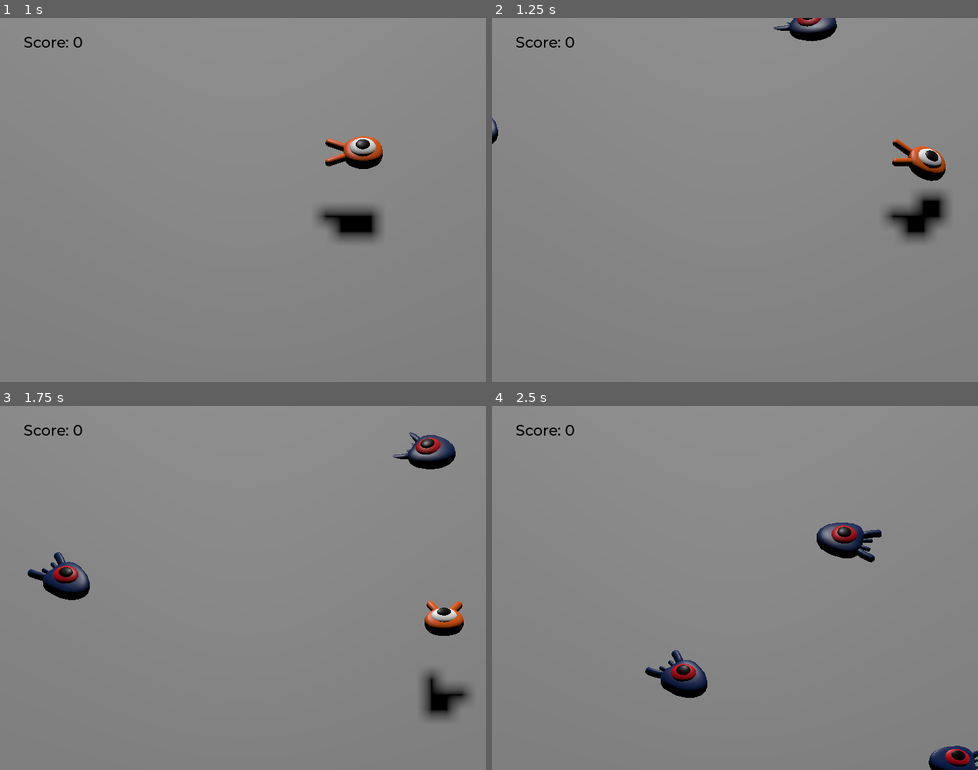
Above: before the commit, frames 1-4 (two rows, left to right).
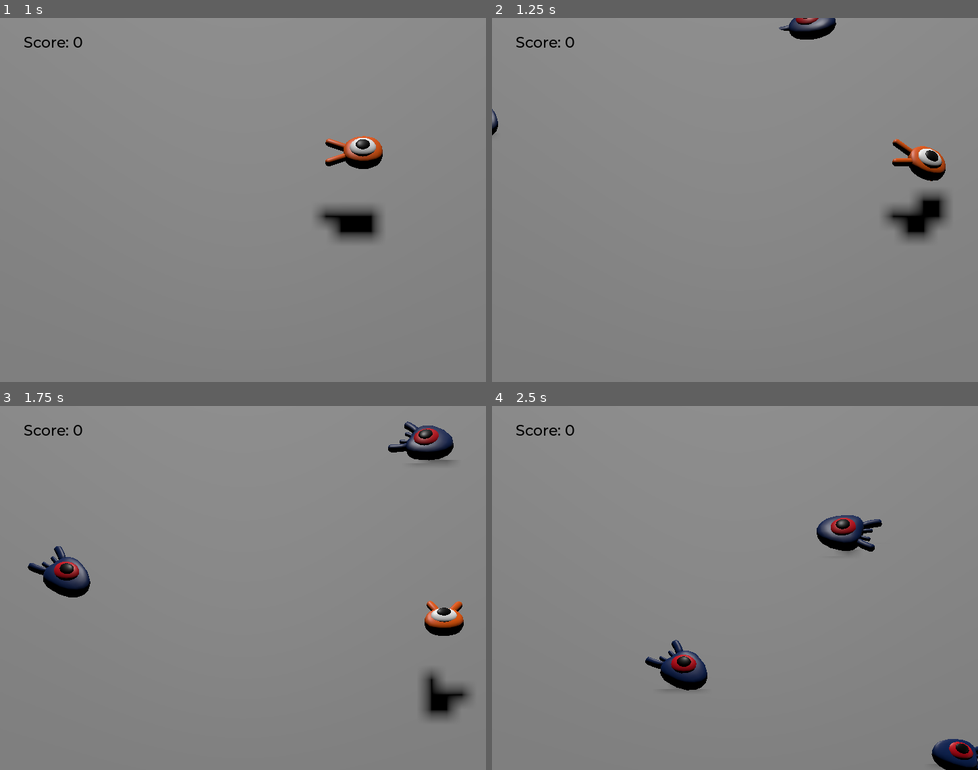
Above: after the commit, the same moments.

Repository: nextredo/workshop
Game: Godot game, scene res://main.tscn
Same seed, same stepped clock (60 frames per second), same inputs: the game is played once before the commit and once after it.
Inputs:
- Up to frame 1 (1 s): tap Enter (ui_accept) at 0.5 s; hold Right (move_right) from 0.53 s (still down); tap Space (jump) at 0.77 s
- Up to frame 2 (1.25 s): keep holding Right (move_right)
- Up to frame 3 (1.75 s): release Right (move_right) at 1.28 s; hold Down (move_back) from 1.28 s (still down); tap Space (jump) at 1.52 s
- Up to frame 4 (2.5 s): release Down (move_back) at 2.03 s; hold Right (move_right) from 2.03 s (still down)

Frame 1 is identical in both runs. In frame 2, 0.4% of the frame differs, in the area x 0-71%, y 0-35%; in frame 3, 1.9%; in frame 4, 3.0%, in the area x 31-100%, y 30-100%.

Commit message:
refactor(mob): add and use animation

Diff:
--- a/godot_garrison/first-3d-game/mob.gd
+++ b/godot_garrison/first-3d-game/mob.gd
@@ -4,10 +4,10 @@
 signal squashed
 
 # Minimum speed of the mob [m/s]
-@export var min_speed = 10
+@export var min_speed := 10
 
 # Maximum speed of the mob [m/s]
-@export var max_speed = 18
+@export var max_speed := 18
 
 
 func _physics_process(_delta: float) -> void:
@@ -24,13 +24,16 @@
 	rotate_y(randf_range(-PI/4, PI/4))
 
 	# Calculate random (integer) speed
-	var rand_speed = randi_range(min_speed, max_speed)
+	var rand_speed := randi_range(min_speed, max_speed)
 
 	# Calc fwd velocity (speed)
 	velocity = Vector3.FORWARD * rand_speed
 
 	# Then rotate it to move in dir the mob is looking
 	velocity = velocity.rotated(Vector3.UP, rotation.y)
+
+	# Set a random animation speed
+	$AnimationPlayer.speed_scale = rand_speed / min_speed
 
 
 func squash() -> void:
--- a/godot_garrison/first-3d-game/mob.tscn
+++ b/godot_garrison/first-3d-game/mob.tscn
@@ -1,10 +1,44 @@
-[gd_scene load_steps=4 format=3 uid="uid://bt2gs1pv0noqn"]
+[gd_scene load_steps=6 format=3 uid="uid://bt2gs1pv0noqn"]
 
 [ext_resource type="PackedScene" uid="uid://bicorb7we351t" path="res://art/mob.glb" id="1_dy6sc"]
 [ext_resource type="Script" uid="uid://cnjdit6li3prl" path="res://mob.gd" id="1_nokgg"]
 
 [sub_resource type="BoxShape3D" id="BoxShape3D_nokgg"]
 size = Vector3(1.47688, 1.06502, 1.93079)
+
+[sub_resource type="Animation" id="Animation_nokgg"]
+resource_name = "float"
+length = 1.2
+loop_mode = 1
+tracks/0/type = "value"
+tracks/0/imported = false
+tracks/0/enabled = true
+tracks/0/path = NodePath("Pivot/Character:position")
+tracks/0/interp = 1
+tracks/0/loop_wrap = true
+tracks/0/keys = {
+"times": PackedFloat32Array(0.3, 0.7, 1.2),
+"transitions": PackedFloat32Array(0.378929, 2.14355, 1),
+"update": 0,
+"values": [Vector3(0, 0, 0), Vector3(0, 0.65, 0), Vector3(0, 0.35, 0)]
+}
+tracks/1/type = "value"
+tracks/1/imported = false
+tracks/1/enabled = true
+tracks/1/path = NodePath("Pivot/Character:rotation")
+tracks/1/interp = 1
+tracks/1/loop_wrap = true
+tracks/1/keys = {
+"times": PackedFloat32Array(0.1, 0.5, 1.2),
+"transitions": PackedFloat32Array(0.378929, 0.466517, 1),
+"update": 0,
+"values": [Vector3(0, 0, 0), Vector3(0.139626, 0, 0), Vector3(-0.15708, 0, 0)]
+}
+
+[sub_resource type="AnimationLibrary" id="AnimationLibrary_ubaqv"]
+_data = {
+&"float": SubResource("Animation_nokgg")
+}
 
 [node name="Mob" type="CharacterBody3D" groups=["mob"]]
 collision_layer = 2
@@ -15,6 +49,7 @@
 [node name="Pivot" type="Node3D" parent="."]
 
 [node name="Character" parent="Pivot" instance=ExtResource("1_dy6sc")]
+transform = Transform3D(1, 0, 0, 0, 0.987688, 0.156435, 0, -0.156435, 0.987688, 0, 0.35, 0)
 
 [node name="CollisionShape3D" type="CollisionShape3D" parent="."]
 transform = Transform3D(1, 0, 0, 0, 1, 0, 0, 0, 1, 0, 0.26886, 0)
@@ -24,4 +59,10 @@
 transform = Transform3D(1, 0, 0, 0, 1, 0, 0, 0, 1, 0, 0.277001, 0.308831)
 aabb = AABB(-1.18279, -0.542512, -1.67193, 2.36557, 1.2276, 3.34386)
 
+[node name="AnimationPlayer" type="AnimationPlayer" parent="."]
+libraries = {
+&"": SubResource("AnimationLibrary_ubaqv")
+}
+autoplay = "float"
+
 [connection signal="screen_exited" from="VisibleOnScreenNotifier3D" to="." method="_on_visible_on_screen_notifier_3d_screen_exited"]
--- a/godot_garrison/first-3d-game/player.tscn
+++ b/godot_garrison/first-3d-game/player.tscn
@@ -9,6 +9,33 @@
 [sub_resource type="CylinderShape3D" id="CylinderShape3D_onrkg"]
 height = 0.220154
 radius = 0.996094
+
+[sub_resource type="Animation" id="Animation_i3pqv"]
+length = 0.001
+tracks/0/type = "value"
+tracks/0/imported = false
+tracks/0/enabled = true
+tracks/0/path = NodePath("Pivot/Character:position")
+tracks/0/interp = 1
+tracks/0/loop_wrap = true
+tracks/0/keys = {
+"times": PackedFloat32Array(0),
+"transitions": PackedFloat32Array(1),
+"update": 0,
+"values": [Vector3(0, 0, 0)]
+}
+tracks/1/type = "value"
+tracks/1/imported = false
+tracks/1/enabled = true
+tracks/1/path = NodePath("Pivot/Character:rotation")
+tracks/1/interp = 1
+tracks/1/loop_wrap = true
+tracks/1/keys = {
+"times": PackedFloat32Array(0),
+"transitions": PackedFloat32Array(1),
+"update": 0,
+"values": [Vector3(0.139626, 0, 0)]
+}
 
 [sub_resource type="Animation" id="Animation_onrkg"]
 resource_name = "float"
@@ -37,33 +64,6 @@
 "transitions": PackedFloat32Array(0.378929, 0.466517, 1),
 "update": 0,
 "values": [Vector3(0, 0, 0), Vector3(0.139626, 0, 0), Vector3(-0.15708, 0, 0)]
-}
-
-[sub_resource type="Animation" id="Animation_i3pqv"]
-length = 0.001
-tracks/0/type = "value"
-tracks/0/imported = false
-tracks/0/enabled = true
-tracks/0/path = NodePath("Pivot/Character:position")
-tracks/0/interp = 1
-tracks/0/loop_wrap = true
-tracks/0/keys = {
-"times": PackedFloat32Array(0),
-"transitions": PackedFloat32Array(1),
-"update": 0,
-"values": [Vector3(0, 0, 0)]
-}
-tracks/1/type = "value"
-tracks/1/imported = false
-tracks/1/enabled = true
-tracks/1/path = NodePath("Pivot/Character:rotation")
-tracks/1/interp = 1
-tracks/1/loop_wrap = true
-tracks/1/keys = {
-"times": PackedFloat32Array(0),
-"transitions": PackedFloat32Array(1),
-"update": 0,
-"values": [Vector3(0.139626, 0, 0)]
 }
 
 [sub_resource type="AnimationLibrary" id="AnimationLibrary_hqtel"]
